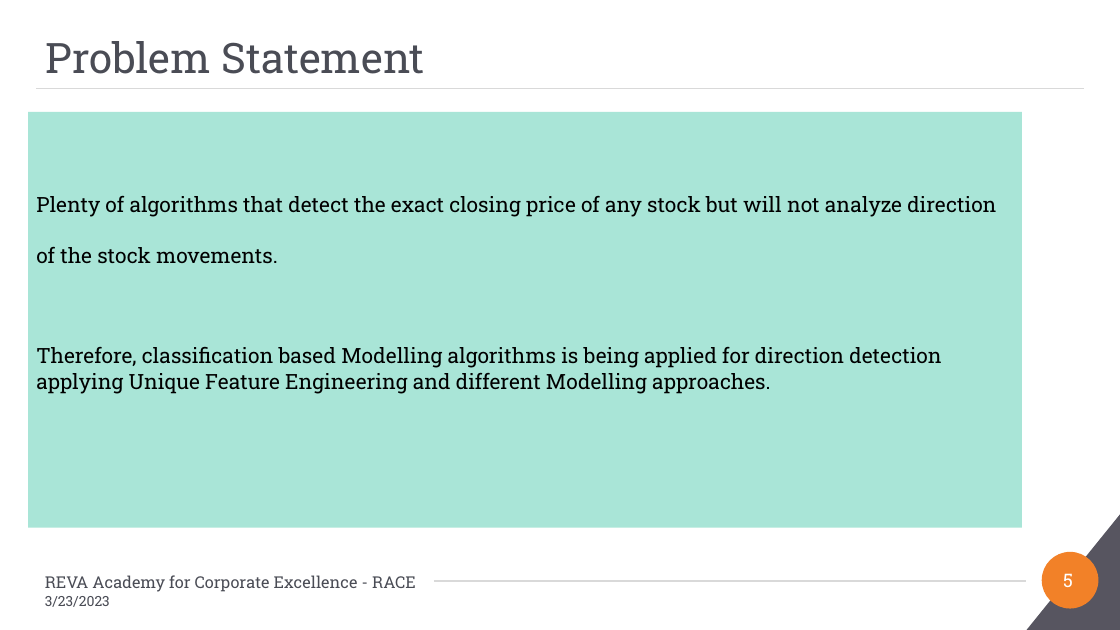
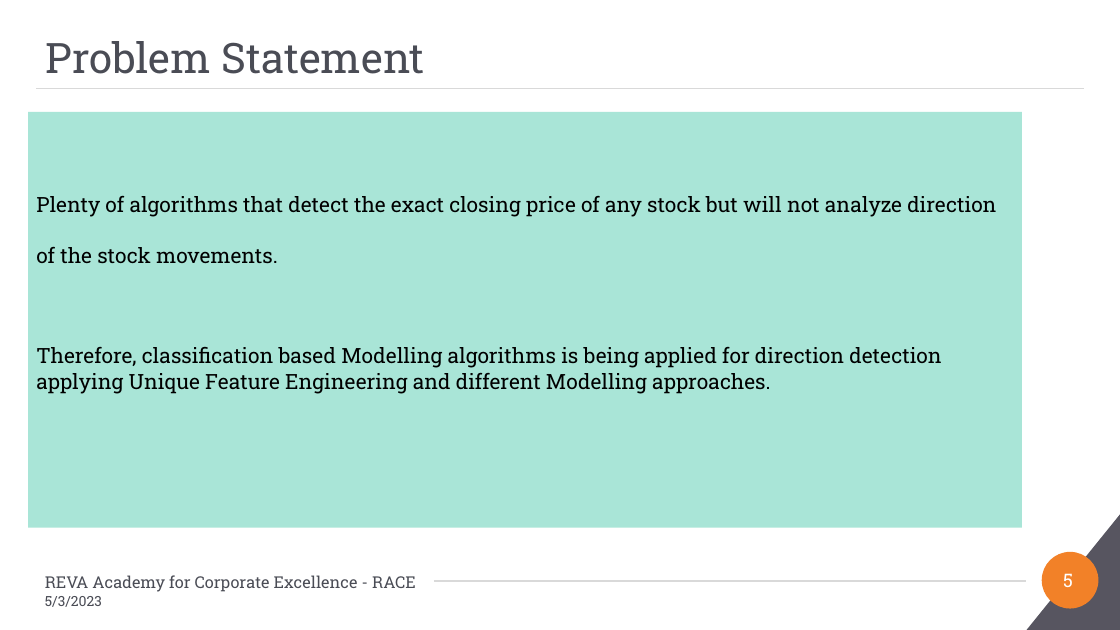
Before and after one commit to Embedded-org/ACCOMPLISHMENTS, a slide deck: slide 5 of RACE_CAPSTONE_PROJECT2/BA_Capstone Project_Final PPT_Anand Mohan_Direction Detection Selected Stocks_2023.pptx. Drawn at 1120x630 pixels with LibreOffice and Linux fonts; fonts in the diff are those of the drawing; background and template pictures are left out. Boxes give left, top, right and bottom in pixels: in the first picture for what was removed or moved away, otherwise in the second. Text is boxed around its words. In the diff, an @@ line names an element or a change of style, - is before the commit and + after.

```diff
--- a/RACE_CAPSTONE_PROJECT2/BA_Capstone Project_Final PPT_Anand Mohan_Direction Detection Selected Stocks_2023.pptx
+++ b/RACE_CAPSTONE_PROJECT2/BA_Capstone Project_Final PPT_Anand Mohan_Direction Detection Selected Stocks_2023.pptx
@@ text at [45, 596, 102, 607]: text changed @@
-3/23/2023
+5/3/2023
```
Also in this commit, not shown: 20 other slides changed, 2 other files.
